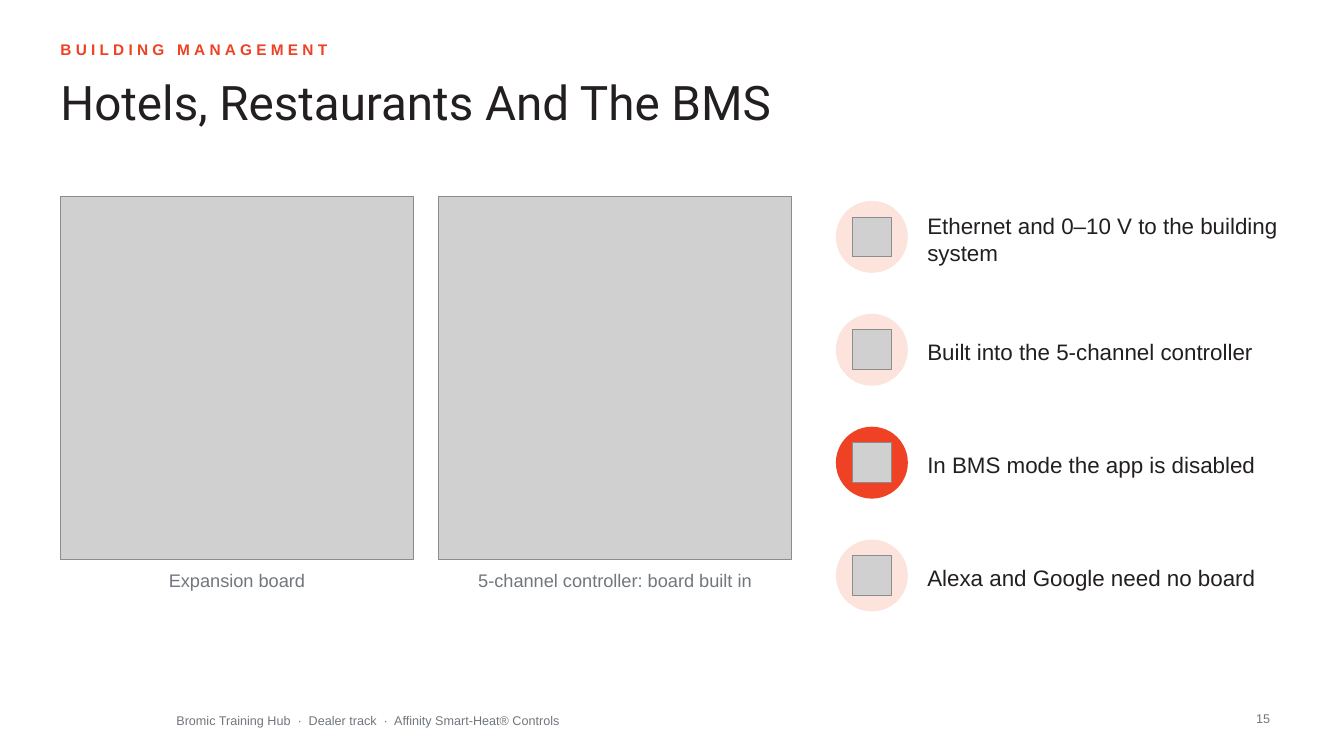
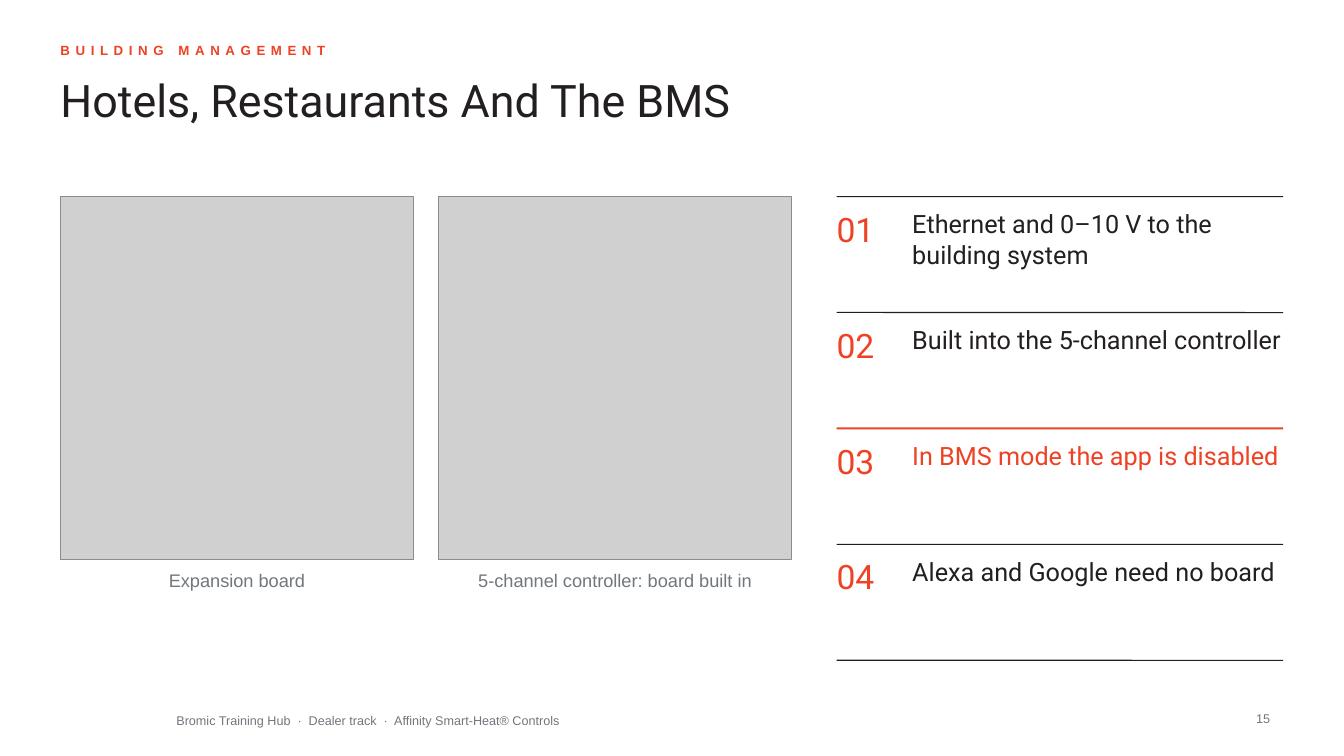
Before and after one commit to aayuvis/Bromic_Marketing, a slide deck: slide 15 of decks/training/out/Bromic-Dealer-Affinity-Smart-Heat-Controls.pptx. Drawn at 1344x756 pixels with LibreOffice and Linux fonts; fonts in the diff are those of the drawing; grey boxes stand for pictures; background and template pictures are left out. Boxes give left, top, right and bottom in pixels: in the first picture for what was removed or moved away, otherwise in the second. Text is boxed around its words. In the diff, an @@ line names an element or a change of style, - is before the commit and + after.

```diff
--- a/decks/training/out/Bromic-Dealer-Affinity-Smart-Heat-Controls.pptx
+++ b/decks/training/out/Bromic-Dealer-Affinity-Smart-Heat-Controls.pptx
@@ text "BUILDING MANAGEMENT" at bbox=[60, 42, 1069, 71]: size 11 to 9.5 pt, letter spacing 3 to 4 pt @@
@@ title "Hotels, Restaurants And The BMS" at bbox=[60, 83, 730, 123]: size 34 to 32 pt @@
@@ ellipse removed at bbox=[837, 202, 907, 272] @@
@@ line added from (837, 197) to (1284, 197), #231F20 0.75 pt @@
@@ text "Ethernet and 0–10 V to ...": place and size @@
-text "Ethernet and 0–10 V to ..." at bbox=[927, 217, 1277, 266]
+text "Ethernet and 0–10 V to ..." at bbox=[912, 214, 1211, 270]
@@ text added at bbox=[837, 218, 875, 243], 24 pt, text #EF4123 @@
+01
@@ picture removed at bbox=[852, 217, 891, 256] @@
@@ ellipse removed at bbox=[837, 315, 907, 385] @@
@@ line added from (837, 313) to (1284, 313), #231F20 0.75 pt @@
@@ text "Built into the 5-channel controller": place and size @@
-text "Built into the 5-channel controller" at bbox=[927, 343, 1253, 361]
+text "Built into the 5-channel controller" at bbox=[912, 330, 1280, 350]
@@ text added at bbox=[837, 333, 875, 359], 24 pt, text #EF4123 @@
+02
@@ picture removed at bbox=[852, 330, 891, 369] @@
@@ ellipse removed at bbox=[837, 427, 907, 498] @@
@@ line added from (837, 429) to (1284, 429), #EF4123 1.5 pt @@
@@ text added at bbox=[837, 449, 875, 475], 24 pt, text #EF4123 @@
+03
@@ picture removed at bbox=[852, 443, 891, 482] @@
@@ text "In BMS mode the app ...": place and size @@
-text "In BMS mode the app ..." at bbox=[927, 456, 1255, 478]
+text "In BMS mode the app ..." at bbox=[912, 446, 1279, 470]
@@ text "In BMS mode the app ..." at bbox=[912, 446, 1279, 470]: size 16 to 18 pt, font Arial to Roboto, text colour #231F20 to #EF4123; vertical alignment middle to top @@
@@ ellipse removed at bbox=[837, 540, 907, 611] @@
@@ line added from (837, 544) to (1284, 544), #231F20 0.75 pt @@
@@ text added at bbox=[837, 565, 875, 590], 24 pt, text #EF4123 @@
+04
@@ picture removed at bbox=[852, 556, 891, 595] @@
@@ size 16 to 18 pt, font Arial to Roboto; vertical alignment middle to top in 3 elements at bbox=[912, 214, 1211, 270], bbox=[912, 330, 1280, 350], bbox=[912, 562, 1275, 587] @@
@@ text "Alexa and Google need no ...": place and size @@
-text "Alexa and Google need no ..." at bbox=[927, 569, 1255, 591]
+text "Alexa and Google need no ..." at bbox=[912, 562, 1275, 587]
@@ line added from (837, 660) to (1284, 660), #231F20 0.75 pt @@
```
Also in this commit, not shown: 20 other slides changed, 58 other files.
